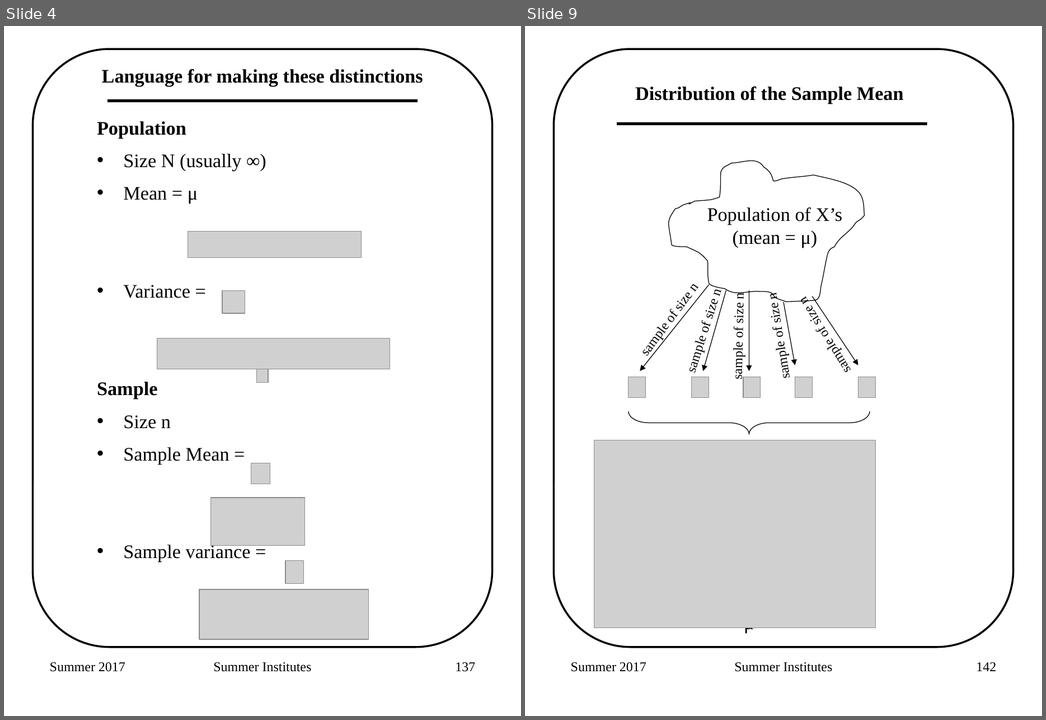
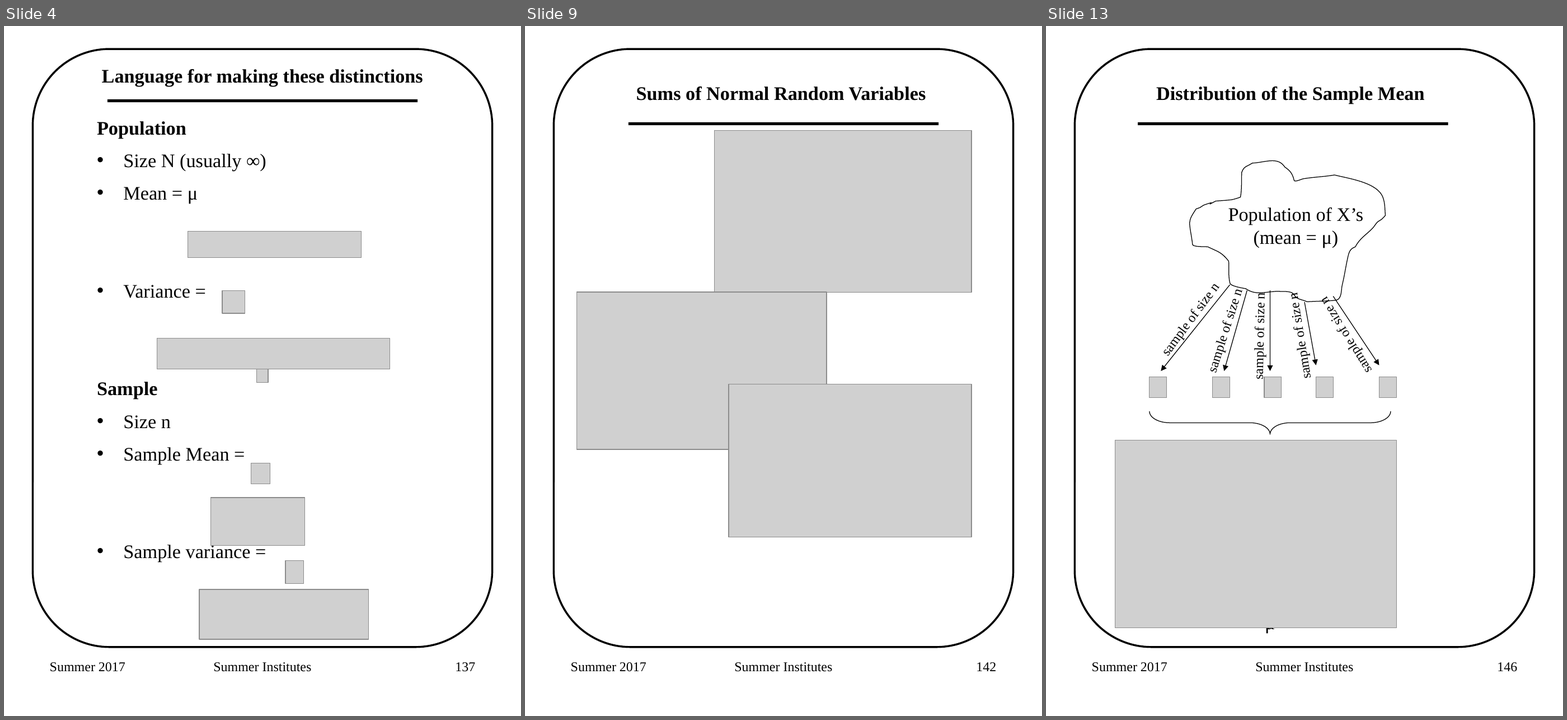
Before and after one commit to adw96/summer-institutes, a slide deck: 2018_sisg_1_5.pptx. Shown side by side, each under a label of ours: slides 4 and 9 before the commit, slides 4, 9 and 13 after it; the slides between them are not shown. The pictures are 1046x720 and 1567x720 pixels, drawn with LibreOffice and Linux fonts; fonts in the diff are those of the drawing; grey boxes stand for pictures. Boxes give left, top, right and bottom in pixels: in the first picture for what was removed or moved away, otherwise in the second. Text is boxed around its words. In the diff, an @@ line names an element or a change of style, - is before the commit and + after.

```diff
--- a/2018_sisg_1_5.pptx
+++ b/2018_sisg_1_5.pptx
@@ slide 9 added at bbox=[525, 26, 1042, 716], background #FFFFFF; not listed: 1 template element that a slide beside it also shows @@
@@ text added at bbox=[636, 86, 927, 100], 20 pt, text #000000, bold @@
+Sums of Normal Random Variables
@@ line added from (629, 124) to (939, 124), #000000 3 pt @@
@@ picture added at bbox=[715, 130, 972, 291] @@
@@ picture added at bbox=[577, 293, 827, 449] @@
@@ picture added at bbox=[729, 384, 972, 537] @@
@@ text added at bbox=[571, 662, 647, 672], 14 pt, text #000000 @@
+Summer 2017
@@ text added at bbox=[734, 662, 833, 672], 14 pt, text #000000 @@
+Summer Institutes
@@ page number added at bbox=[976, 662, 997, 671], 14 pt, text #000000 @@
+142
@@ what was slide 9 is now slide 13 @@
@@ page number at bbox=[1497, 662, 1518, 672]: text changed @@
-142
+146
```
Also in this commit, not shown: 5 slides changed, 3 other slides added, 5 other files.
